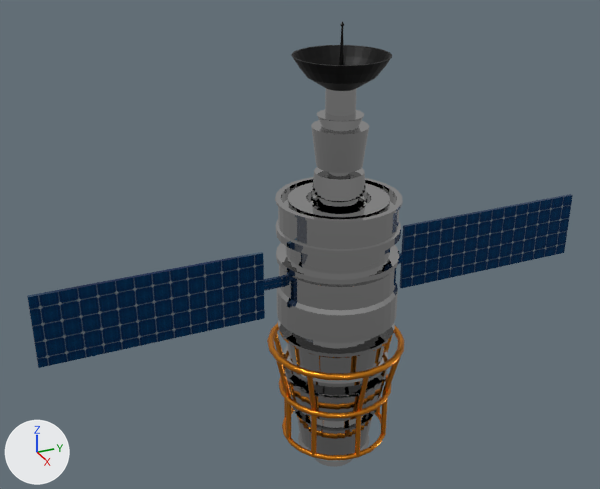
A saved change to the glTF model src/assets/moons/Cartosat-3.glb.
Both versions are drawn from a camera (50 mm lens) standing at (14.54, -7.43, 13.1) and looking at (-0.47, -0.68, 5.59). The lights are fixed; the arrows at lower left show +X, +Y and +Z. Where no turn or scale is listed for an object, it has been applied to the vertices.
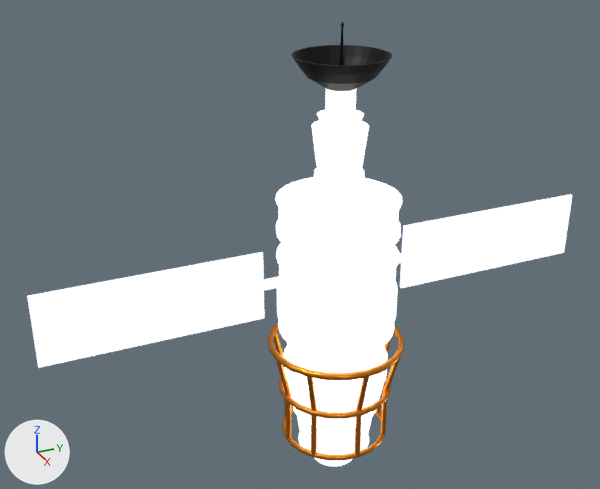
Pixel boxes [x1, y1, x2, y2] of what changed, in the pictures (600 x 489 px):
'Cylinder', surface changed, recoloured (grey to white): [275, 88, 403, 467] in both
'Cube.002', surface changed, moved, turned: before [398, 194, 573, 288]; after [27, 252, 285, 368]
'Cube.001', surface changed, moved, turned: before [27, 252, 285, 368]; after [398, 194, 573, 288]

What the commit changed:
Material 'Material.001' (mat_material_001) changes colour from light grey #c0c0c0 to white #e7e7e7; in linear values from (0.527, 0.527, 0.527) to (0.8, 0.8, 0.8).
In material 'Material.001' (mat_material_001), roughness goes from 0.0 to 0.138.
In material 'Material.001' (mat_material_001), emission_strength is now set to 1.0.
In material 'Material.004' (mat_material_004), texture is no longer img_360_f_136076840_ind1zyjegtva09qzv9m5locddlxbwfx5.
In material 'Material.004' (mat_material_004), base_color is now set to (0.116, 0.192, 0.8), blue #6079e7.
In material 'Material.004' (mat_material_004), metallic goes from 0.872 to 1.0.
In material 'Material.004' (mat_material_004), roughness goes from 0.152 to 0.0787.
In material 'Material.004' (mat_material_004), emission_strength is now set to 1.0.
Object 'Cube.001' (ob_cube_001) moves from (0.0, -1.21, 5.04) to (0.0, 1.1, 5.04).
Object 'Cube.001' (ob_cube_001) turns from (0, 0, 0) to (180, 0, 0) degrees about x, y and z.
Object 'Cube.002' (ob_cube_002) turns from (180, 0, 0) to (0, 0, 0) degrees about x, y and z.
Object 'Cube.002' (ob_cube_002) moves from (0.0, 1.1, 5.04) to (0.0, -1.21, 5.04).
